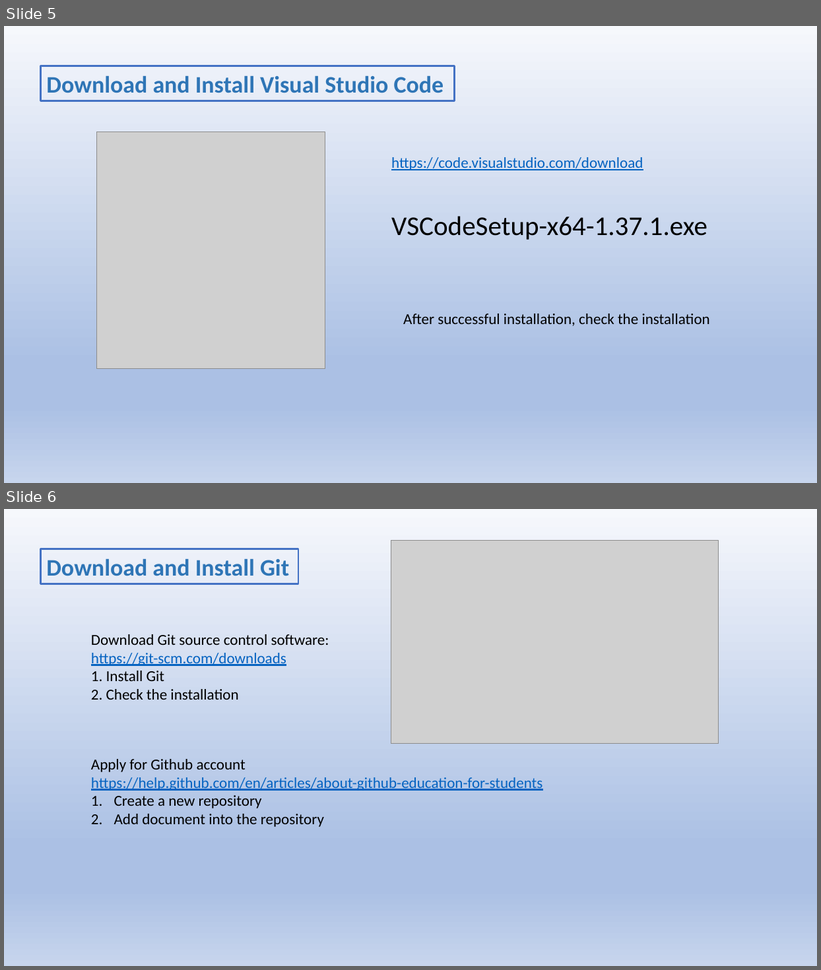
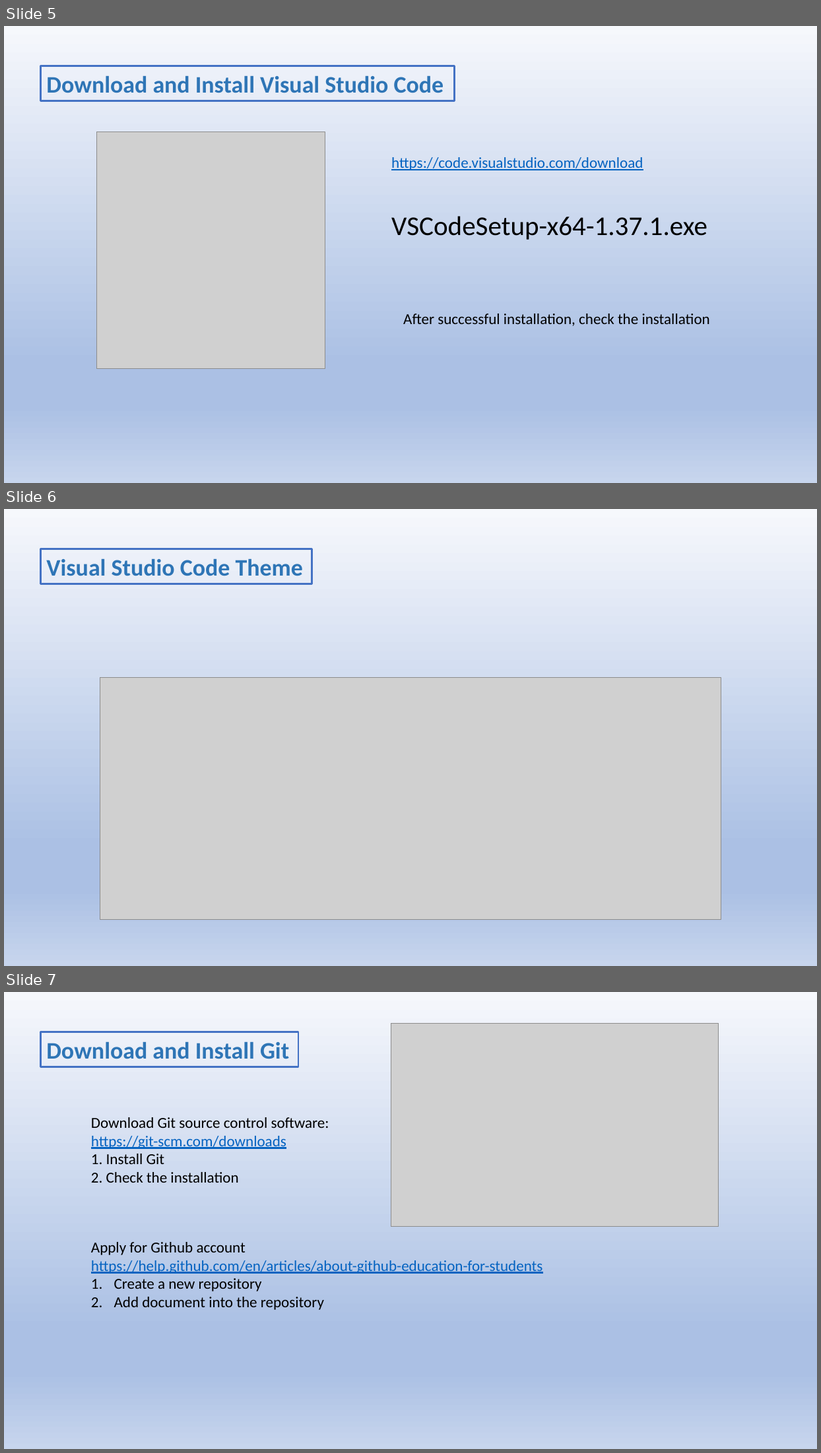
Before and after one commit to jwang1122/learnpython, a slide deck: Python Language.pptx. Shown one above the other, each under a label of ours: slides 5 and 6 before the commit, slides 5, 6 and 7 after it. The pictures are 821x970 and 821x1453 pixels, drawn with LibreOffice and Linux fonts; fonts in the diff are those of the drawing; grey boxes stand for pictures. Boxes give left, top, right and bottom in pixels: in the first picture for what was removed or moved away, otherwise in the second. Text is boxed around its words. In the diff, an @@ line names an element or a change of style, - is before the commit and + after.

```diff
--- a/Python Language.pptx
+++ b/Python Language.pptx
@@ slide 6 added at (x1=4, y1=509, x2=817, y2=966), background gradient #F6F8FC to #ABC0E4 to #C7D5ED @@
@@ rectangle added at (x1=40, y1=549, x2=312, y2=584), outline #4472C4 2.25 pt, 28 pt, text #2E75B6, bold @@
+Visual Studio Code Theme
@@ picture added at (x1=100, y1=677, x2=721, y2=920) @@
@@ what was slide 6 is now slide 7 @@
```
Also in this commit, not shown: 5 other slides added, 1 slide removed, 7 other files.
